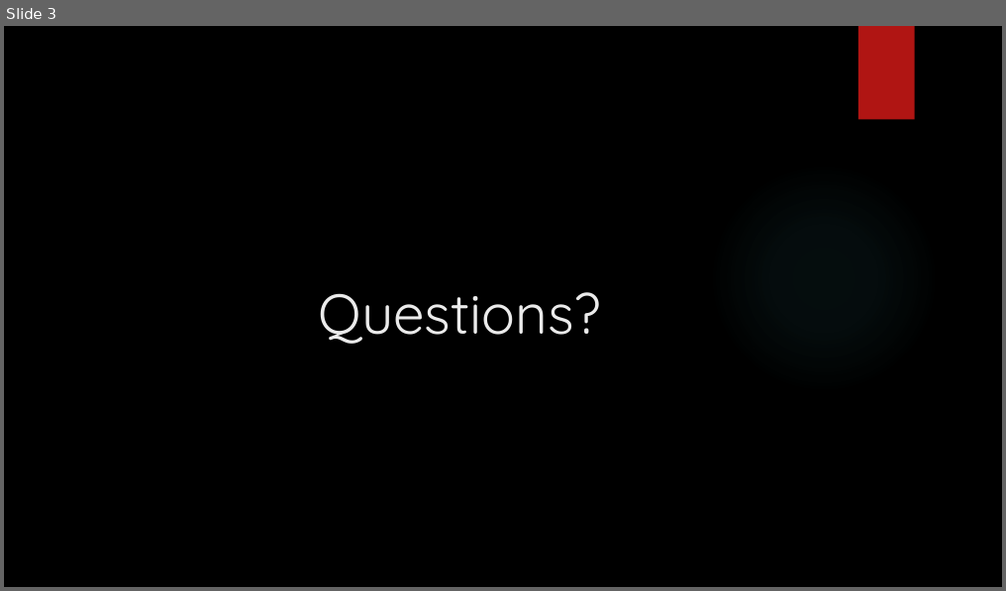
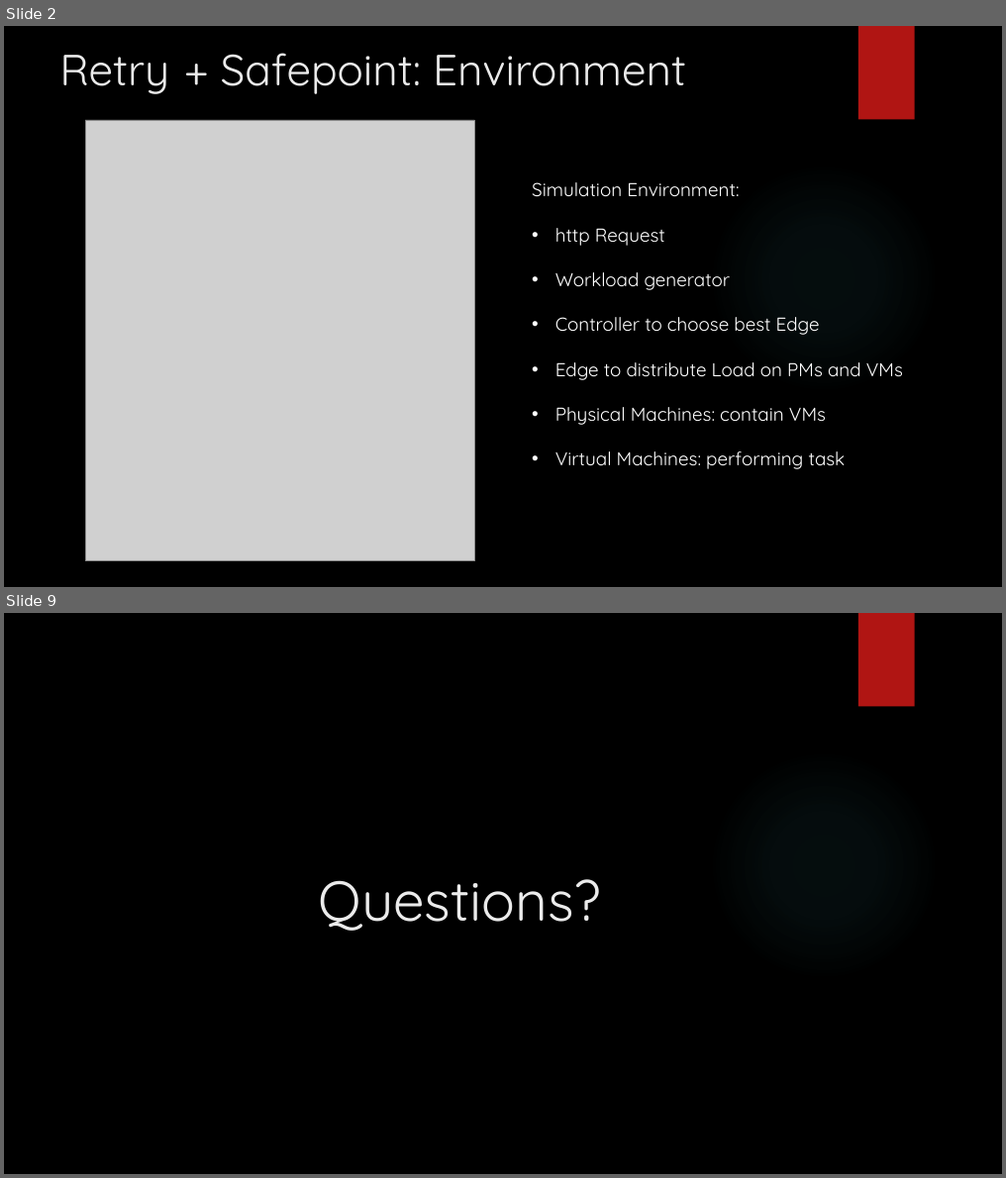
Before and after one commit to noccole/e-commerce, a slide deck: E-commerce_16_11_2016.pptx. Shown one above the other, each under a label of ours: slide 3 before the commit, slides 2 and 9 after it; the slides between them are not shown. The pictures are 1006x591 and 1006x1178 pixels, drawn with LibreOffice and Linux fonts; fonts in the diff are those of the drawing; grey boxes stand for pictures; background and template pictures are left out. Boxes give left, top, right and bottom in pixels: in the first picture for what was removed or moved away, otherwise in the second. Text is boxed around its words. In the diff, an @@ line names an element or a change of style, - is before the commit and + after.

```diff
--- a/E-commerce_16_11_2016.pptx
+++ b/E-commerce_16_11_2016.pptx
@@ slide 2 added at (x1=4, y1=26, x2=1002, y2=587), background picture (left out); not listed: 2 template elements that a slide beside it also shows @@
@@ title added at (x1=59, y1=53, x2=686, y2=94), 42 pt, text #EBEBEB @@
+Retry + Safepoint: Environment
@@ picture added at (x1=85, y1=120, x2=475, y2=562) @@
@@ text added at (x1=532, y1=182, x2=903, y2=470), 18 pt, text #FFFFFF @@
+Simulation Environment:
+• http Request
+• Workload generator
+• Controller to choose best Edge
+• Edge to distribute Load on PMs and VMs
+• Physical Machines: contain VMs
+• Virtual Machines: performing task
@@ what was slide 3 is now slide 9 @@
```
Also in this commit, not shown: 2 slides changed, 5 other slides added.
